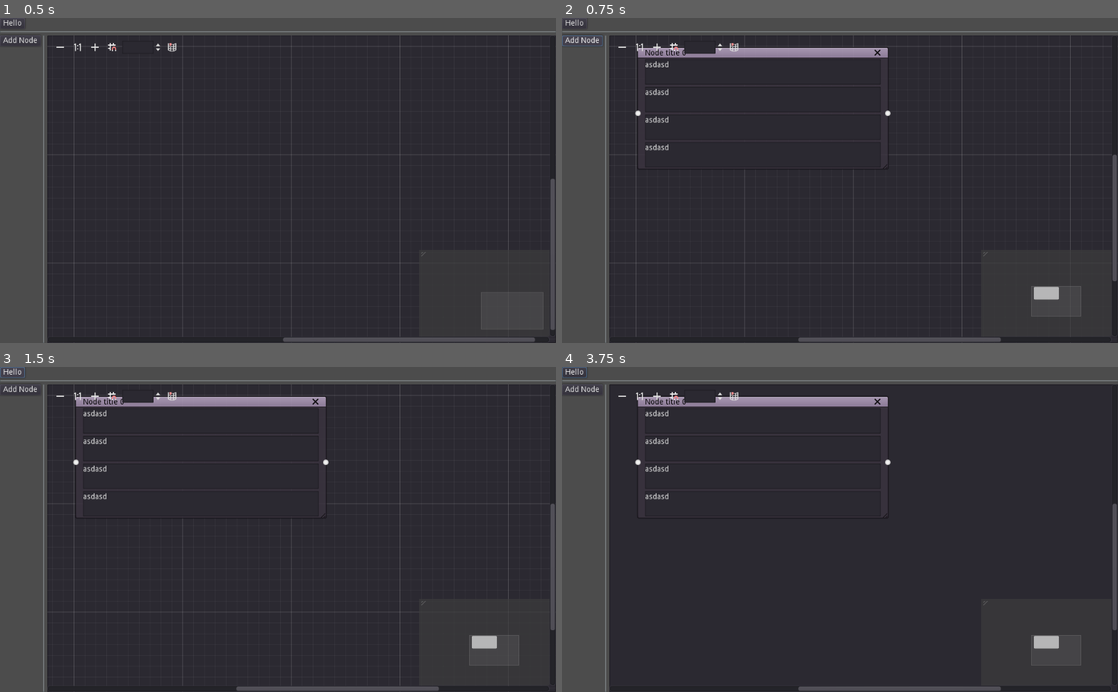
Above: before the commit, frames 1-4 (two rows, left to right).
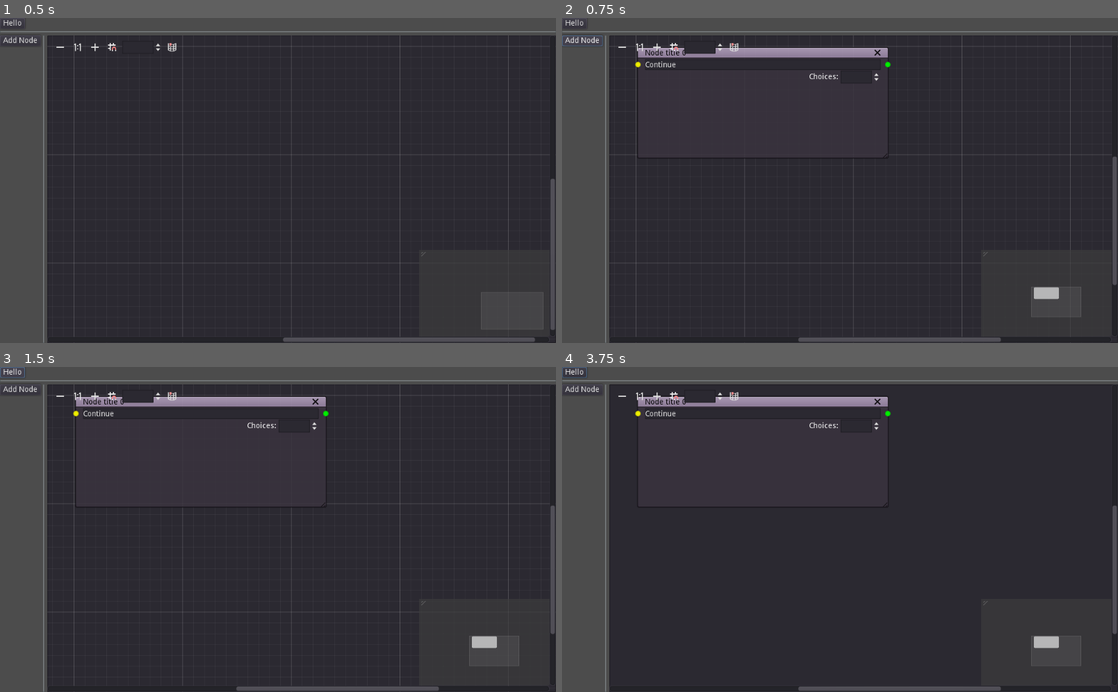
Above: after the commit, the same moments.

Repository: fossegutten/FuzzyStoryEditor
Game: Godot game, scene res://DialogEditor.tscn
The game is run twice, just before and just after one commit, with the same random seed, the same clock (stepped at 60 frames per second) and the same inputs.
Inputs (mouse positions are in pixels of both pictures, inside the frame that each line leads up to):
- Up to frame 1 (0.5 s): no input
- Up to frame 2 (0.75 s): click "Add Node" at 0.5 s
- Up to frame 3 (1.5 s): click "Hello" at 1.25 s
- Up to frame 4 (3.75 s): click (623, 396) at 2 s; click (656, 396) at 2.75 s; click (673, 396) at 3.5 s

Frame 1 is identical in both runs. In frame 2, 0.4% of the frame differs, in the area x 13-100%, y 13-87%; in frame 3, 0.4%; in frame 4, 0.4%.

Commit message:
yessir

Diff:
--- a/DialogEditor.gd
+++ b/DialogEditor.gd
@@ -15,7 +15,7 @@
 		new_id += 1
 
 	node.set_node_id(new_id)
-	print("New id %s for node %s" % [new_id, node])
+#	print("New id %s for node %s" % [new_id, node])
 
 
 func get_dw_nodes() -> Array:
@@ -51,7 +51,7 @@
 
 	# max one target connection
 	for i in graph_edit.get_connection_list():
-		if i.from == from:
+		if i.from == from and i.from_port == from_slot:
 			graph_edit.disconnect_node(i.from, i.from_port, i.to, i.to_port)
 
 	print(from, from_slot, to, to_slot)
--- a/nodes/DWNode.gd
+++ b/nodes/DWNode.gd
@@ -1,5 +1,10 @@
 extends GraphNode
 class_name DWNode
+
+const DEFAULT_SLOT := 0
+
+onready var choice_line : PackedScene = preload("res://nodes/DialogChoice.tscn")
+onready var choice_spin_box : SpinBox = $HBox/ChoicesSpinBox
 
 var node_id : int = -1 setget set_node_id, get_node_id
 
@@ -12,29 +17,28 @@
 	return node_id
 
 
-
-# Called when the node enters the scene tree for the first time.
 func _ready():
 	show_close = true
 	resizable = true
+	update_slots(choice_spin_box.value)
 #	rect_size = Vector2(200, 100)
-	set_slot(0, true, 0, Color.white, true, 0, Color.white)
-	set_slot(1, false, 0, Color.white, true, 0, Color.white)
-	set_slot(2, false, 0, Color.white, true, 0, Color.white)
-	var label = Label.new()
-	var label2 = Label.new()
-	label2.align = Label.ALIGN_RIGHT
-	var label3 = Label.new()
-	label3.align = Label.ALIGN_RIGHT
-	label.text = "test"
-	label2.text = "test2"
-	label3.text = "test3"
-#	add_child(label)
-#	set_slot(1, false, 1, Color.white, true, 1, Color.white)
-#	add_child(label2)
-#	add_child(label3)
-#	set_conn
-	print(get_connection_output_count())
+#	set_slot(0, true, 0, Color.white, true, 0, Color.white)
+#	set_slot(1, false, 0, Color.white, true, 0, Color.white)
+#	set_slot(2, false, 0, Color.white, true, 0, Color.white)
+#	var label = Label.new()
+#	var label2 = Label.new()
+#	label2.align = Label.ALIGN_RIGHT
+#	var label3 = Label.new()
+#	label3.align = Label.ALIGN_RIGHT
+#	label.text = "test"
+#	label2.text = "test2"
+#	label3.text = "test3"
+##	add_child(label)
+##	set_slot(1, false, 1, Color.white, true, 1, Color.white)
+##	add_child(label2)
+##	add_child(label3)
+##	set_conn
+#	print(get_connection_output_count())
 #	print(get_connection_input_count())
 	pass # Replace with function body.
 
@@ -42,3 +46,37 @@
 # Called every frame. 'delta' is the elapsed time since the previous frame.
 #func _process(delta):
 #	pass
+func update_slots(choices : int) -> void:
+	assert(choices > 0)
+
+	var choice_lines : Array = []
+	for i in get_children():
+		if i.is_in_group("choice_line"):
+			choice_lines.append(i)
+
+	for i in choice_lines.size():
+		if i > choices - 1:
+			var c : Control = choice_lines[choice_lines.size() - 1]
+			choice_lines.remove(choice_lines.size() - 1)
+			c.queue_free()
+
+
+	for i in choice_spin_box.max_value:
+		var left_enabled = true if i == 0 else false
+		var right_enabled = false
+#		var right_enabled = true if i < choices else false
+
+		# Should we enable choice?
+		if i < choices:
+			right_enabled = true
+			# do we need to spawn a new line?
+			if choice_lines.size() <= i:
+				var c : Control = choice_line.instance()
+				add_child(c)
+				move_child(c, i)
+
+		set_slot(i, left_enabled, DEFAULT_SLOT, Color.yellow, right_enabled, DEFAULT_SLOT, Color.green)
+
+
+func _on_ChoicesSpinBox_value_changed(value):
+	update_slots(value)
--- a/nodes/DWNode.tscn
+++ b/nodes/DWNode.tscn
@@ -1,6 +1,7 @@
-[gd_scene load_steps=2 format=2]
+[gd_scene load_steps=3 format=2]
 
 [ext_resource path="res://nodes/DWNode.gd" type="Script" id=1]
+[ext_resource path="res://nodes/DialogChoice.tscn" type="PackedScene" id=2]
 
 [node name="DWNode" type="GraphNode"]
 margin_right = 466.0
@@ -12,45 +13,67 @@
 slot/0/right_enabled = false
 slot/0/right_type = 0
 slot/0/right_color = Color( 1, 1, 1, 1 )
+slot/1/left_enabled = false
+slot/1/left_type = 0
+slot/1/left_color = Color( 1, 1, 1, 1 )
+slot/1/right_enabled = false
+slot/1/right_type = 0
+slot/1/right_color = Color( 1, 1, 1, 1 )
+slot/2/left_enabled = false
+slot/2/left_type = 0
+slot/2/left_color = Color( 1, 1, 1, 1 )
+slot/2/right_enabled = false
+slot/2/right_type = 0
+slot/2/right_color = Color( 1, 1, 1, 1 )
+slot/3/left_enabled = false
+slot/3/left_type = 0
+slot/3/left_color = Color( 1, 1, 1, 1 )
+slot/3/right_enabled = false
+slot/3/right_type = 0
+slot/3/right_color = Color( 1, 1, 1, 1 )
 script = ExtResource( 1 )
 __meta__ = {
 "_edit_use_anchors_": false
 }
 
-[node name="VBoxContainer" type="VBoxContainer" parent="."]
+[node name="DialogChoiceTextEdit" parent="." instance=ExtResource( 2 )]
 margin_left = 16.0
 margin_top = 24.0
 margin_right = 450.0
-margin_bottom = 224.0
-rect_min_size = Vector2( 400, 200 )
+margin_bottom = 44.0
 
-[node name="TextEdit" type="TextEdit" parent="VBoxContainer"]
+[node name="DialogChoiceTextEdit2" parent="." instance=ExtResource( 2 )]
+margin_left = 16.0
+margin_top = 45.0
+margin_right = 450.0
+margin_bottom = 65.0
+
+[node name="DialogChoiceTextEdit3" parent="." instance=ExtResource( 2 )]
+margin_left = 16.0
+margin_top = 66.0
+margin_right = 450.0
+margin_bottom = 86.0
+
+[node name="HBox" type="HBoxContainer" parent="."]
+margin_left = 16.0
+margin_top = 87.0
+margin_right = 450.0
+margin_bottom = 111.0
+alignment = 2
+
+[node name="Label" type="Label" parent="HBox"]
+margin_left = 302.0
+margin_top = 5.0
+margin_right = 356.0
+margin_bottom = 19.0
+text = "Choices:"
+
+[node name="ChoicesSpinBox" type="SpinBox" parent="HBox"]
+margin_left = 360.0
 margin_right = 434.0
-margin_bottom = 47.0
-size_flags_horizontal = 3
-size_flags_vertical = 3
-text = "asdasd"
-
-[node name="TextEdit2" type="TextEdit" parent="VBoxContainer"]
-margin_top = 51.0
-margin_right = 434.0
-margin_bottom = 98.0
-size_flags_horizontal = 3
-size_flags_vertical = 3
-text = "asdasd"
-
-[node name="TextEdit3" type="TextEdit" parent="VBoxContainer"]
-margin_top = 102.0
-margin_right = 434.0
-margin_bottom = 149.0
-size_flags_horizontal = 3
-size_flags_vertical = 3
-text = "asdasd"
-
-[node name="TextEdit4" type="TextEdit" parent="VBoxContainer"]
-margin_top = 153.0
-margin_right = 434.0
-margin_bottom = 200.0
-size_flags_horizontal = 3
-size_flags_vertical = 3
-text = "asdasd"
+margin_bottom = 24.0
+min_value = 1.0
+max_value = 10.0
+value = 1.0
+align = 2
+[connection signal="value_changed" from="HBox/ChoicesSpinBox" to="." method="_on_ChoicesSpinBox_value_changed"]
--- /dev/null
+++ b/nodes/DialogChoice.tscn
@@ -0,0 +1,12 @@
+[gd_scene format=2]
+
+[node name="DialogChoiceTextEdit" type="TextEdit" groups=[
+"choice_line",
+]]
+margin_right = 200.0
+margin_bottom = 20.0
+rect_min_size = Vector2( 200, 20 )
+text = "Continue"
+__meta__ = {
+"_edit_use_anchors_": false
+}
